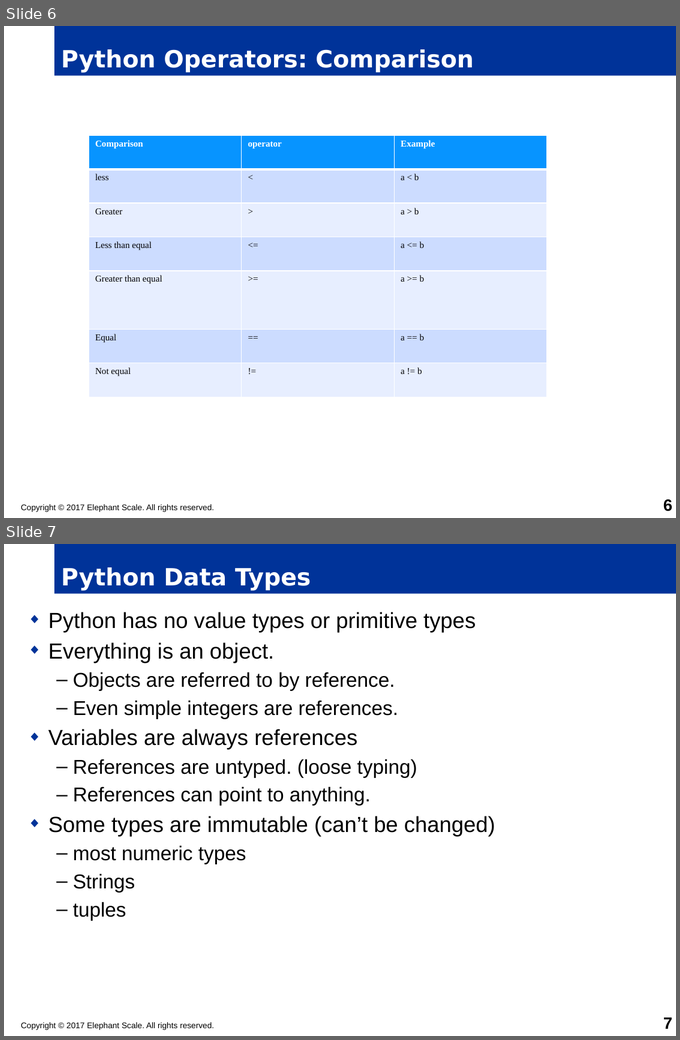
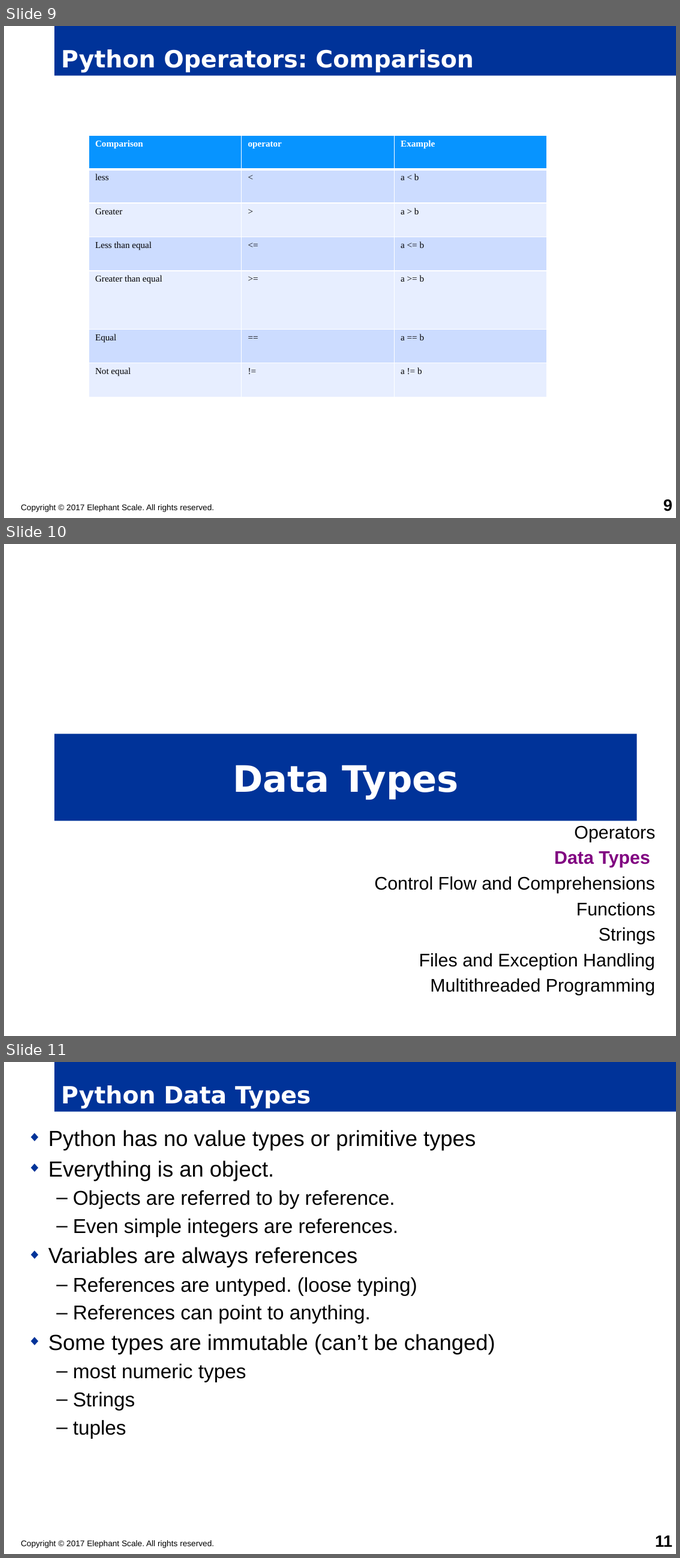
Before and after one commit to timfox456/container-resources, a slide deck: python/python-master/PYTHON-LanguageBasics.pptx. Shown one above the other, each under a label of ours: slides 6 and 7 before the commit, slides 9, 10 and 11 after it. The pictures are 680x1040 and 680x1558 pixels, drawn with LibreOffice and Linux fonts; fonts in the diff are those of the drawing; background and template pictures are left out. Boxes give left, top, right and bottom in pixels: in the first picture for what was removed or moved away, otherwise in the second. Text is boxed around its words. In the diff, an @@ line names an element or a change of style, - is before the commit and + after.

Commit message:
PYTHON : Title slides updated [1]
PYTHON : Title slides updated[1]

```diff
--- a/python/python-master/PYTHON-LanguageBasics.pptx
+++ b/python/python-master/PYTHON-LanguageBasics.pptx
@@ slide 10 added at [4, 544, 676, 1036], background #FFFFFF @@
@@ title added at [54, 734, 636, 821], fill #003399, 40 pt, text #FFFFFF, bold @@
+Data Types
@@ text added at [374, 825, 656, 995], 20 pt, text #000000 @@
+  Operators
+  Data Types
+  Control Flow and Comprehensions
+  Functions
+  Strings
+  Files and Exception Handling
+  Multithreaded Programming
@@ what was slide 6 is now slide 9 @@
@@ page number at [663, 499, 672, 511]: text changed @@
-6
+9
@@ what was slide 7 is now slide 11 @@
@@ page number at [655, 1535, 672, 1547]: text changed @@
-7
+11
```
Also in this commit, not shown: 9 other slides added, 3 other files.
